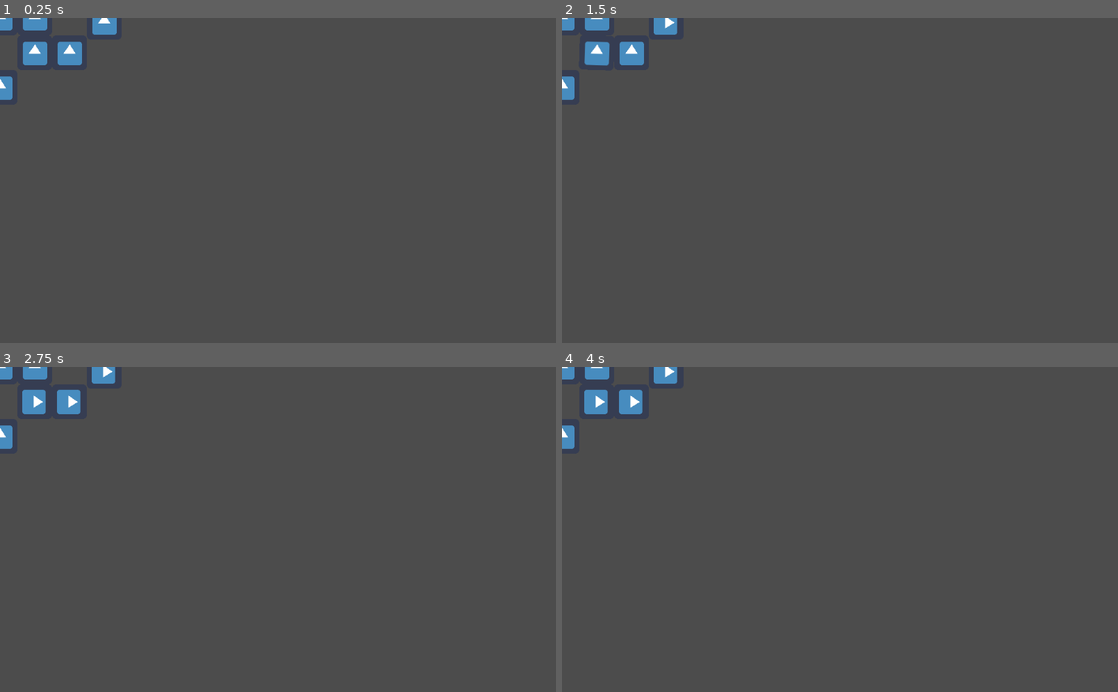
Above: before the commit, frames 1-4 (two rows, left to right).
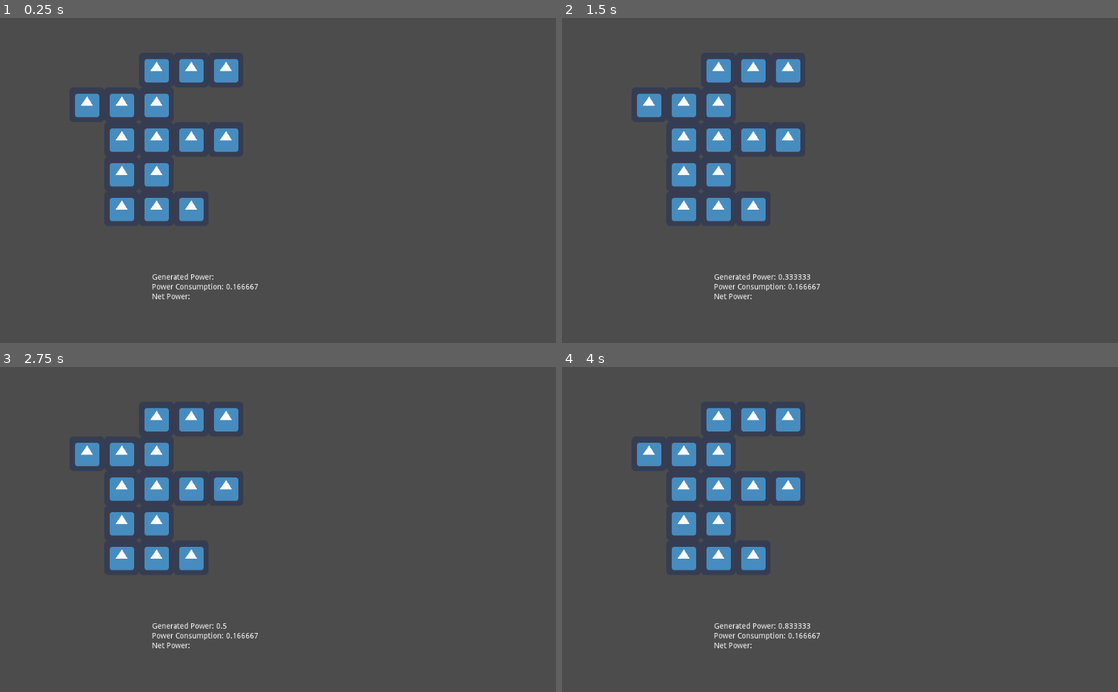
Above: after the commit, the same moments.

Repository: JoseTMonagas/sisyphean2
Game: Godot game, scene res://Test.tscn
Two runs of this game, one before a commit and one after it. Both use one fixed random seed, a clock stepped at 60 frames per second and the inputs below. The project has no main scene, so this scene is started directly. The engine's default icon, where the game draws it, is replaced by a stand-in: a white triangle on a blue panel in a dark square.
Inputs (mouse positions are in pixels of both pictures, inside the frame that each line leads up to):
- Up to frame 1 (0.25 s): no input
- Up to frame 2 (1.5 s): tap Enter at 0.5 s; move the mouse to (667, 21) at 0.52 s; press the mouse at (667, 21) at 0.53 s; tap Space at 1.25 s; move the mouse to (595, 53) at 1.27 s; release the mouse at (595, 53) at 1.28 s; click (595, 53) at 1.35 s
- Up to frame 3 (2.75 s): tap Enter at 2 s; move the mouse to (66, 402) at 2.02 s; press the mouse at (66, 402) at 2.03 s
- Up to frame 4 (4 s): tap Space at 2.75 s; move the mouse to (812, 594) at 2.77 s; release the mouse at (812, 594) at 2.78 s; click (812, 594) at 2.85 s; tap Enter at 3.5 s; move the mouse to (1006, 578) at 3.52 s; press the mouse at (1006, 578) at 3.53 s

The runs differ from the first frame. In frame 1, 6.3% of the frame differs, in the area x 0-47%, y 0-87%; in frame 2, 6.4%; in frame 3, 6.3%; in frame 4, 6.4%.

Commit message:
refactor: test

Diff:
--- a/Test.tscn
+++ b/Test.tscn
@@ -1,28 +1,64 @@
-[gd_scene load_steps=4 format=2]
+[gd_scene load_steps=5 format=2]
 
 [ext_resource path="res://src/cable/Cable.tscn" type="PackedScene" id=1]
 [ext_resource path="res://src/power_generator/PowerGenerator.tscn" type="PackedScene" id=2]
+[ext_resource path="res://src/power_consumer/PowerConsumer.tscn" type="PackedScene" id=3]
 
 [sub_resource type="GDScript" id=1]
 script/source = "extends Node
 
-onready var power: Node2D = $PowerGenerator
-
-func _input(event: InputEvent) -> void:
-	if event.is_action_pressed(\"ui_accept\"):
-		_connected_to_power(power.currentNode)
-
-
-func _connected_to_power(current: Node2D, visited: Array = []) -> void:
+export var POWER_RATIO: float
+
+var current_power: float = 0.0 setget set_current_power
+var consumption_rate: float = 0.0 setget set_consumption_rate
+
+onready var power: Node2D = $Madness/PowerGenerator
+
+onready var power_label: Label = $Control/VBoxContainer/HBoxContainer/PowerValue
+onready var consumption_label: Label = $Control/VBoxContainer/HBoxContainer2/ConsumptionValue
+onready var net_label: Label = $Control/VBoxContainer/HBoxContainer3/NetValue
+
+func _ready() -> void:
+	assert(POWER_RATIO > 0)
+
+
+func _process(delta: float) -> void:
+	var current_nodes: Array = traverse_connected_to_current()
+	var consumption: float = 0.0
+	for id in current_nodes:
+		var instance = instance_from_id(id)
+		consumption += instance.CONSUMPTION_RATE
+	set_consumption_rate(consumption * delta)
+
+	if Input.is_action_just_pressed(\"ui_accept\"):
+		set_current_power(current_power + POWER_RATIO * delta)
+
+func traverse_connected_to_current() -> Array:
+	return _traverse_nodes(power.currentNode)
+
+
+func set_current_power(value: float) -> float:
+	current_power = value
+	power_label.text = str(current_power)
+	return current_power
+
+
+func set_consumption_rate(value: float) -> float:
+	consumption_rate = value
+	consumption_label.text = str(consumption_rate)
+	return consumption_rate
+
+
+func _traverse_nodes(current: Node2D, visited: Array = []) -> Array:
 	if current == null:
-		return
+		return visited
 
 	var id = current.get_instance_id()
 
 	# If the current instance has already been visited skip it, otherwise
 	# add it to the already visited list.
 	if visited.has(id):
-		return
+		return visited
 	else:
 		visited.append(id)
 
@@ -32,46 +68,153 @@
 		current.set_power(true)
 
 	if current.has_method(\"is_powered\"):
-		print(\"Node %s: %s\" % [current, current.is_powered()])
 		current.is_powered()
 
 	# Check if the current node is a cable and which edges are connected to
 	# anything.
 	if \"upNode\" in current:
-		_connected_to_power(current.upNode, visited)
+		_traverse_nodes(current.upNode, visited)
 	if \"downNode\" in current:
-		_connected_to_power(current.downNode, visited)
+		_traverse_nodes(current.downNode, visited)
 	if \"rightNode\" in current:
-		_connected_to_power(current.rightNode, visited)
+		_traverse_nodes(current.rightNode, visited)
 	if \"leftNode\" in current:
-		_connected_to_power(current.downNode, visited)
+		_traverse_nodes(current.downNode, visited)
+
+	return visited
 "
 
 [node name="Test" type="Node"]
 script = SubResource( 1 )
-
-[node name="PowerGenerator" parent="." instance=ExtResource( 2 )]
-
-[node name="Cable" parent="." instance=ExtResource( 1 )]
-position = Vector2( 64, 0 )
-
-[node name="Cable2" parent="." instance=ExtResource( 1 )]
-position = Vector2( 192, 8 )
-
-[node name="Cable3" parent="." instance=ExtResource( 1 )]
-position = Vector2( 64, 64 )
-
-[node name="Cable4" parent="." instance=ExtResource( 1 )]
-position = Vector2( 128, 64 )
-
-[node name="Cable5" parent="." instance=ExtResource( 1 )]
-position = Vector2( -64, 0 )
-
-[node name="Cable6" parent="." instance=ExtResource( 1 )]
-position = Vector2( 0, 128 )
-
-[node name="Cable7" parent="." instance=ExtResource( 1 )]
-position = Vector2( 128, -64 )
-
-[node name="Cable8" parent="." instance=ExtResource( 1 )]
-position = Vector2( 192, -64 )
+POWER_RATIO = 10.0
+
+[node name="Control" type="Control" parent="."]
+anchor_right = 1.0
+anchor_bottom = 1.0
+mouse_filter = 1
+__meta__ = {
+"_edit_use_anchors_": false
+}
+
+[node name="VBoxContainer" type="VBoxContainer" parent="Control"]
+margin_left = 280.0
+margin_top = 472.0
+margin_right = 416.0
+margin_bottom = 522.0
+__meta__ = {
+"_edit_use_anchors_": false
+}
+
+[node name="HBoxContainer" type="HBoxContainer" parent="Control/VBoxContainer"]
+margin_right = 136.0
+margin_bottom = 14.0
+
+[node name="CurrentPower" type="Label" parent="Control/VBoxContainer/HBoxContainer"]
+margin_right = 114.0
+margin_bottom = 14.0
+text = "Generated Power:"
+__meta__ = {
+"_edit_use_anchors_": false
+}
+
+[node name="PowerValue" type="Label" parent="Control/VBoxContainer/HBoxContainer"]
+margin_left = 118.0
+margin_right = 118.0
+margin_bottom = 14.0
+
+[node name="HBoxContainer2" type="HBoxContainer" parent="Control/VBoxContainer"]
+margin_top = 18.0
+margin_right = 136.0
+margin_bottom = 32.0
+
+[node name="PowerConsumption" type="Label" parent="Control/VBoxContainer/HBoxContainer2"]
+margin_right = 132.0
+margin_bottom = 14.0
+text = "Power Consumption:"
+__meta__ = {
+"_edit_use_anchors_": false
+}
+
+[node name="ConsumptionValue" type="Label" parent="Control/VBoxContainer/HBoxContainer2"]
+margin_left = 136.0
+margin_right = 136.0
+margin_bottom = 14.0
+
+[node name="HBoxContainer3" type="HBoxContainer" parent="Control/VBoxContainer"]
+margin_top = 36.0
+margin_right = 136.0
+margin_bottom = 50.0
+
+[node name="NetPower" type="Label" parent="Control/VBoxContainer/HBoxContainer3"]
+margin_right = 70.0
+margin_bottom = 14.0
+text = "Net Power:"
+__meta__ = {
+"_edit_use_anchors_": false
+}
+
+[node name="NetValue" type="Label" parent="Control/VBoxContainer/HBoxContainer3"]
+margin_left = 74.0
+margin_right = 74.0
+margin_bottom = 14.0
+
+[node name="Madness" type="Node2D" parent="."]
+
+[node name="PowerGenerator" parent="Madness" instance=ExtResource( 2 )]
+position = Vector2( 160, 160 )
+
+[node name="PowerConsumer" parent="Madness" instance=ExtResource( 3 )]
+position = Vector2( 416, 224 )
+CONSUMPTION_RATE = 2
+
+[node name="PowerConsumer2" parent="Madness" instance=ExtResource( 3 )]
+position = Vector2( 416, 96 )
+CONSUMPTION_RATE = 3
+
+[node name="PowerConsumer3" parent="Madness" instance=ExtResource( 3 )]
+position = Vector2( 352, 352 )
+CONSUMPTION_RATE = 1
+
+[node name="Cable" parent="Madness" instance=ExtResource( 1 )]
+position = Vector2( 224, 160 )
+TYPE = 2
+
+[node name="Cable2" parent="Madness" instance=ExtResource( 1 )]
+position = Vector2( 224, 224 )
+TYPE = 3
+
+[node name="Cable5" parent="Madness" instance=ExtResource( 1 )]
+position = Vector2( 288, 96 )
+TYPE = 1
+
+[node name="Cable10" parent="Madness" instance=ExtResource( 1 )]
+position = Vector2( 352, 96 )
+TYPE = 3
+
+[node name="Cable3" parent="Madness" instance=ExtResource( 1 )]
+position = Vector2( 224, 288 )
+TYPE = 2
+
+[node name="Cable4" parent="Madness" instance=ExtResource( 1 )]
+position = Vector2( 224, 352 )
+TYPE = 1
+
+[node name="Cable11" parent="Madness" instance=ExtResource( 1 )]
+position = Vector2( 352, 224 )
+TYPE = 2
+
+[node name="Cable6" parent="Madness" instance=ExtResource( 1 )]
+position = Vector2( 288, 160 )
+TYPE = 3
+
+[node name="Cable7" parent="Madness" instance=ExtResource( 1 )]
+position = Vector2( 288, 224 )
+TYPE = 3
+
+[node name="Cable8" parent="Madness" instance=ExtResource( 1 )]
+position = Vector2( 288, 288 )
+TYPE = 1
+
+[node name="Cable9" parent="Madness" instance=ExtResource( 1 )]
+position = Vector2( 288, 352 )
+TYPE = 4
